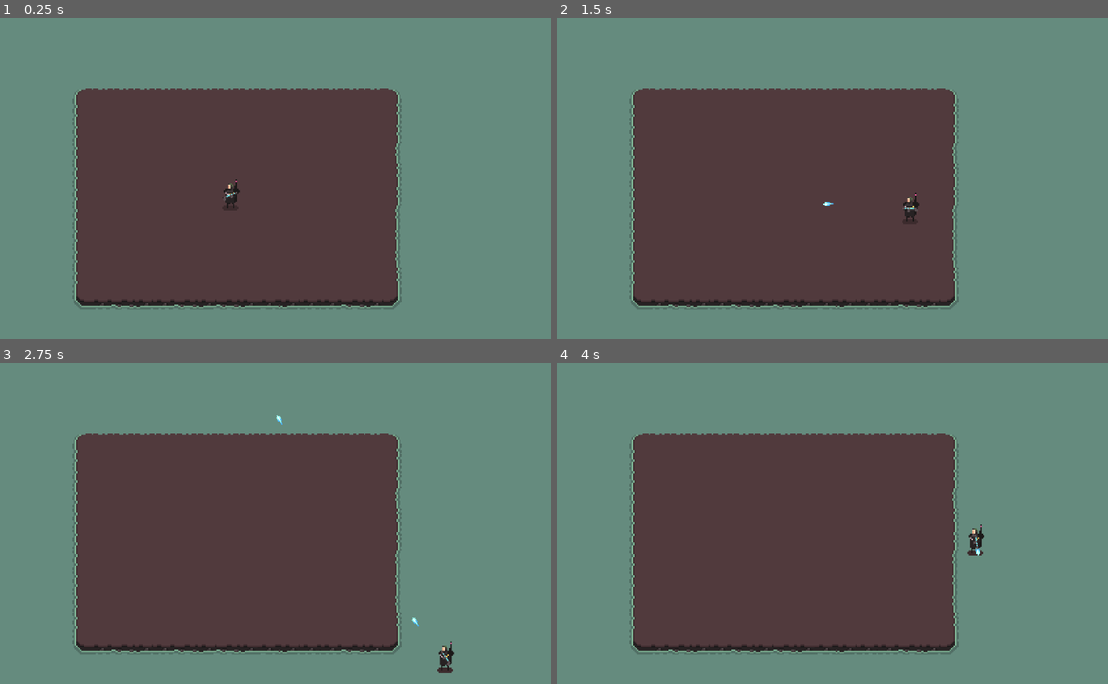
Above: before the commit, frames 1-4 (two rows, left to right).
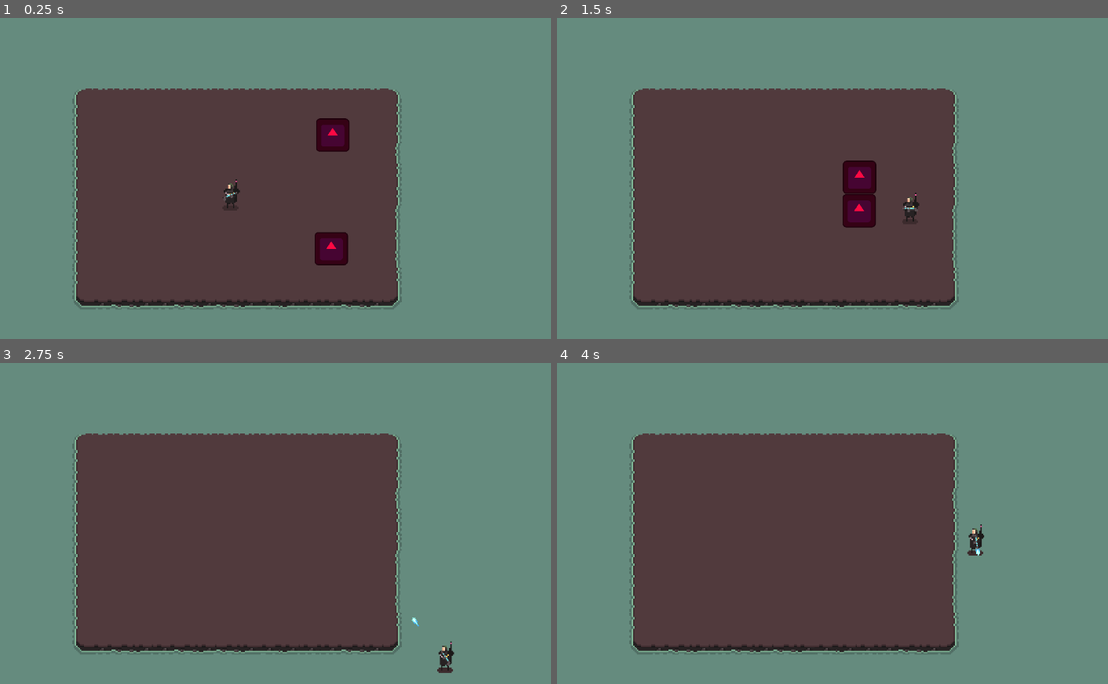
Above: after the commit, the same moments.

Repository: gablaroche29/arena-chaos
Game: Godot game, scene res://scenes/main_scene.tscn
The game is run twice, just before and just after one commit, with the same random seed, the same clock (stepped at 60 frames per second) and the same inputs. The engine's default icon, where the game draws it, is replaced by a stand-in: a white triangle on a blue panel in a dark square.
Inputs (mouse positions are in pixels of both pictures, inside the frame that each line leads up to):
- Up to frame 1 (0.25 s): no input
- Up to frame 2 (1.5 s): move the mouse to (931, 175) at 0.52 s; press the mouse at (931, 175) at 0.53 s; hold D (walk_right) 0.53-1.28 s; move the mouse to (667, 210) at 1.27 s; release the mouse at (667, 210) at 1.28 s; hold S (walk_down) from 1.28 s (still down); click (667, 210) at 1.35 s
- Up to frame 3 (2.75 s): move the mouse to (297, 462) at 2.02 s; release S (walk_down) at 2.03 s; press the mouse at (297, 462) at 2.03 s; hold D (walk_right) from 2.03 s (still down)
- Up to frame 4 (4 s): move the mouse to (760, 610) at 2.77 s; release D (walk_right) at 2.78 s; release the mouse at (760, 610) at 2.78 s; hold W (walk_up) 2.78-3.53 s; click (760, 610) at 2.85 s; move the mouse to (981, 590) at 3.52 s; press the mouse at (981, 590) at 3.53 s; hold A (walk_left) from 3.53 s (still down)

The runs differ from the first frame. In frame 1, 1.2% of the frame differs, in the area x 57-64%, y 31-78%; in frame 2, 1.3%, in the area x 48-58%, y 44-66%; in frame 3, less than 0.1%; in frame 4, nothing differs.

Commit message:
feat: add health system

Diff:
--- a/project.godot
+++ b/project.godot
@@ -65,6 +65,11 @@
 ]
 }
 
+[layer_names]
+
+2d_physics/layer_1="Player"
+2d_physics/layer_2="Enemy"
+
 [rendering]
 
 textures/canvas_textures/default_texture_filter=0
--- a/scenes/characters/enemies/enemy.gd
+++ b/scenes/characters/enemies/enemy.gd
@@ -1,9 +1,13 @@
 extends CharacterBody2D
 
 @onready var player = get_tree().get_first_node_in_group("player")
+@onready var health: Health = $Health
 
 var speed: int = 50
 var is_colliding_player: bool = false
+
+func _ready() -> void:
+	health.died.connect(_on_died)
 
 func _physics_process(delta: float) -> void:
 	if is_colliding_player: return
@@ -25,3 +29,6 @@
 func _on_area_2d_body_exited(body: Node2D) -> void:
 	if body == player:
 		is_colliding_player = false
+
+func _on_died():
+	queue_free()
--- a/scenes/characters/enemies/enemy.tscn
+++ b/scenes/characters/enemies/enemy.tscn
@@ -1,19 +1,21 @@
-[gd_scene load_steps=5 format=3 uid="uid://by4exggi8mrte"]
+[gd_scene load_steps=6 format=3 uid="uid://by4exggi8mrte"]
 
 [ext_resource type="Script" uid="uid://uvm7bmcoev5t" path="res://scenes/characters/enemies/enemy.gd" id="1_blu3w"]
 [ext_resource type="Texture2D" uid="uid://dqloh3a8udjn8" path="res://icon.svg" id="1_w0ky3"]
+[ext_resource type="Script" uid="uid://c8diplwnk38nf" path="res://scripts/components/health.gd" id="3_nwhyh"]
 
 [sub_resource type="RectangleShape2D" id="RectangleShape2D_58vw2"]
 
 [sub_resource type="RectangleShape2D" id="RectangleShape2D_nwhyh"]
 size = Vector2(128, 128)
 
-[node name="Enemy" type="CharacterBody2D"]
+[node name="Enemy" type="CharacterBody2D" groups=["enemy"]]
+collision_layer = 2
+collision_mask = 2
 script = ExtResource("1_blu3w")
 
 [node name="CollisionShape2D" type="CollisionShape2D" parent="."]
 shape = SubResource("RectangleShape2D_58vw2")
-disabled = true
 
 [node name="Sprite2D" type="Sprite2D" parent="."]
 modulate = Color(0.986722, 0.0374479, 0.262244, 1)
@@ -26,5 +28,10 @@
 scale = Vector2(0.2, 0.2)
 shape = SubResource("RectangleShape2D_nwhyh")
 
+[node name="Health" type="Node" parent="."]
+script = ExtResource("3_nwhyh")
+max_health = 3
+metadata/_custom_type_script = "uid://c8diplwnk38nf"
+
 [connection signal="body_entered" from="Area2D" to="." method="_on_area_2d_body_entered"]
 [connection signal="body_exited" from="Area2D" to="." method="_on_area_2d_body_exited"]
--- a/scenes/main_scene.tscn
+++ b/scenes/main_scene.tscn
@@ -1,8 +1,9 @@
-[gd_scene load_steps=4 format=4 uid="uid://cueuaspswtl3w"]
+[gd_scene load_steps=5 format=4 uid="uid://cueuaspswtl3w"]
 
 [ext_resource type="TileSet" uid="uid://cnx2lpql436gu" path="res://tilesets/game_tileset.tres" id="1_w2twt"]
 [ext_resource type="PackedScene" uid="uid://bui6c5b26yade" path="res://scenes/characters/player/player.tscn" id="2_pw63i"]
 [ext_resource type="PackedScene" uid="uid://x1hikkr7c80t" path="res://scenes/props/enemy_spawner.tscn" id="3_7ykc4"]
+[ext_resource type="PackedScene" uid="uid://by4exggi8mrte" path="res://scenes/characters/enemies/enemy.tscn" id="4_pu3yx"]
 
 [node name="World" type="Node2D"]
 
@@ -21,3 +22,9 @@
 
 [node name="EnemySpawner" parent="." instance=ExtResource("3_7ykc4")]
 position = Vector2(152, 84)
+
+[node name="Enemy" parent="." instance=ExtResource("4_pu3yx")]
+position = Vector2(320, 86)
+
+[node name="Enemy2" parent="." instance=ExtResource("4_pu3yx")]
+position = Vector2(319, 181)
--- a/scenes/props/bullet/bullet.gd
+++ b/scenes/props/bullet/bullet.gd
@@ -1,15 +1,18 @@
 extends Node2D
 
-@onready var RayCast: RayCast2D = $RayCast2D
-@onready var player = get_tree().get_first_node_in_group("player")
-
-const speed: float = 800.0
+@export var speed: float = 800.0
+@export var damage: int = 2
 
 func _physics_process(delta: float) -> void:
-	global_position += Vector2(1, 0).rotated(rotation) * speed * delta
+	global_position += Vector2.RIGHT.rotated(rotation) * speed * delta
 
-	if RayCast.is_colliding() and RayCast.get_collider() != player:
-		queue_free()
+func _on_area_2d_body_entered(body: Node) -> void:
+	if body.is_in_group("enemy"):
+		var health = body.get_node_or_null("Health")
+		if health and health is Health:
+			health.damage(damage)
+
+	queue_free()
 
 func _on_distance_timeout_timeout() -> void:
 	queue_free()
--- a/scenes/props/bullet/bullet.tscn
+++ b/scenes/props/bullet/bullet.tscn
@@ -1,15 +1,13 @@
-[gd_scene load_steps=3 format=3 uid="uid://cmxjumx7jtnks"]
+[gd_scene load_steps=4 format=3 uid="uid://cmxjumx7jtnks"]
 
 [ext_resource type="Texture2D" uid="uid://bdgk4o2ob8y4j" path="res://assets/game/objects/bullets.png" id="1_35c64"]
 [ext_resource type="Script" uid="uid://dgts6vkdvba5s" path="res://scenes/props/bullet/bullet.gd" id="2_35c64"]
 
+[sub_resource type="RectangleShape2D" id="RectangleShape2D_35c64"]
+size = Vector2(6, 2)
+
 [node name="Bullet" type="Node2D"]
 script = ExtResource("2_35c64")
-
-[node name="RayCast2D" type="RayCast2D" parent="."]
-position = Vector2(-3, 0)
-target_position = Vector2(8, 0)
-hit_from_inside = true
 
 [node name="DistanceTimeout" type="Timer" parent="."]
 wait_time = 4.0
@@ -23,4 +21,13 @@
 region_enabled = true
 region_rect = Rect2(384, 168, 16, 16)
 
+[node name="Area2D" type="Area2D" parent="."]
+collision_layer = 2
+collision_mask = 2
+
+[node name="CollisionShape2D" type="CollisionShape2D" parent="Area2D"]
+position = Vector2(1, 0)
+shape = SubResource("RectangleShape2D_35c64")
+
 [connection signal="timeout" from="DistanceTimeout" to="." method="_on_distance_timeout_timeout"]
+[connection signal="body_entered" from="Area2D" to="." method="_on_area_2d_body_entered"]
--- /dev/null
+++ b/scripts/components/health.gd
@@ -0,0 +1,36 @@
+class_name Health
+extends Node
+
+signal health_changed(current, max)
+signal died
+
+@export var max_health: int = 10
+var current_health: int
+
+func _ready():
+	current_health = max_health
+	emit_signal("health_changed", current_health, max_health)
+
+func damage(amount: int):
+	if amount <= 0:
+		return
+
+	current_health -= amount
+	current_health = max(current_health, 0)
+
+	emit_signal("health_changed", current_health, max_health)
+
+	if current_health == 0:
+		die()
+
+func heal(amount: int):
+	if amount <= 0:
+		return
+
+	current_health += amount
+	current_health = min(current_health, max_health)
+
+	emit_signal("health_changed", current_health, max_health)
+
+func die():
+	emit_signal("died")
Not shown, added: scripts/components/health.gd.uid
